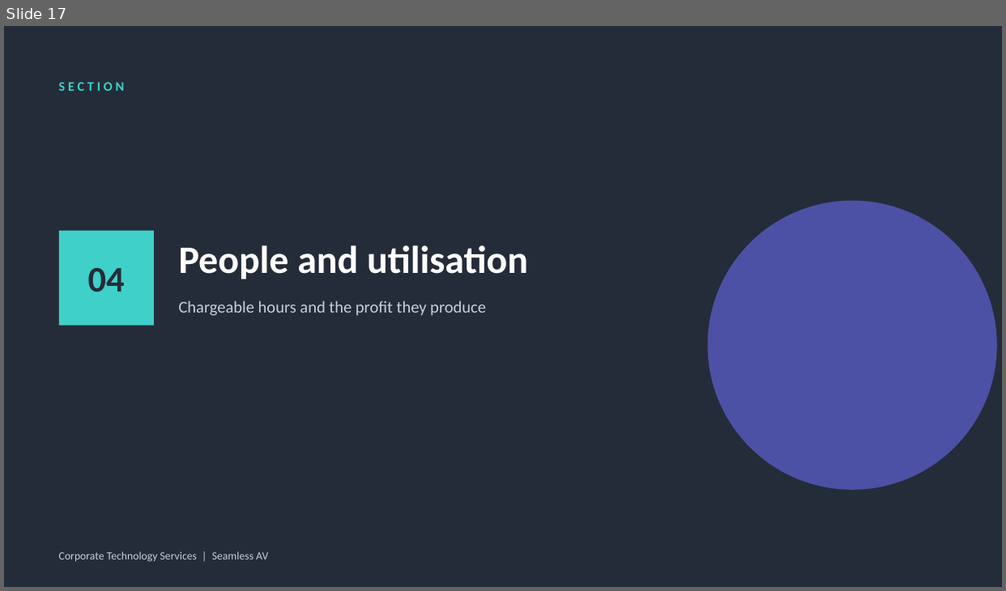
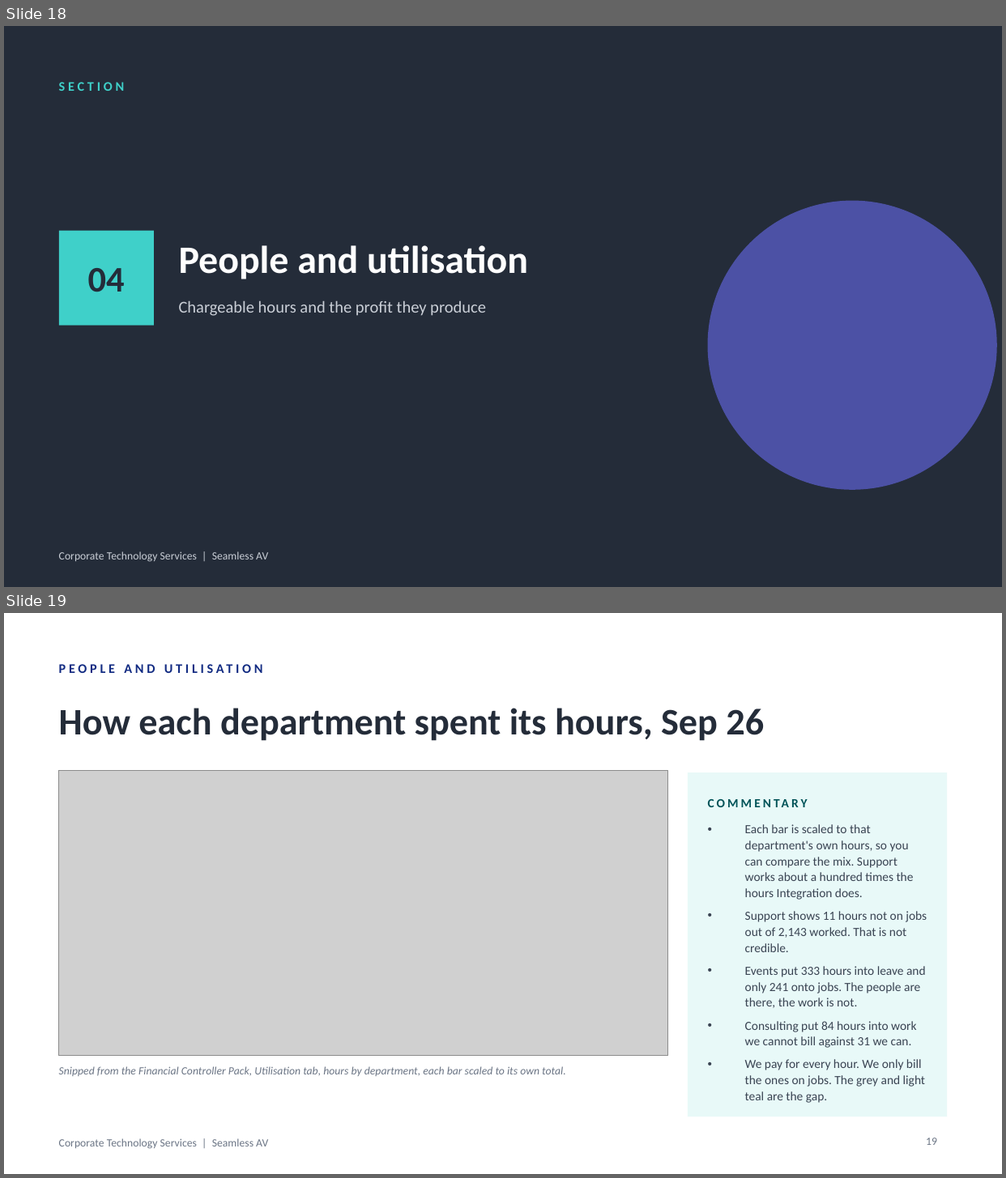
Before and after one commit to WesleyNelson-O33/Claude, a slide deck: deck/CTS Monthly Business Review - September 2026.pptx. Shown one above the other, each under a label of ours: slide 17 before the commit, slides 18 and 19 after it. The pictures are 1006x591 and 1006x1178 pixels, drawn with LibreOffice and Linux fonts; fonts in the diff are those of the drawing; grey boxes stand for pictures. Boxes give left, top, right and bottom in pixels: in the first picture for what was removed or moved away, otherwise in the second. Text is boxed around its words. In the diff, an @@ line names an element or a change of style, - is before the commit and + after.

```diff
--- a/deck/CTS Monthly Business Review - September 2026.pptx
+++ b/deck/CTS Monthly Business Review - September 2026.pptx
@@ slide 19 added at (4, 613, 1002, 1174), background #FFFFFF @@
@@ text added at (59, 653, 757, 683), 9.5 pt, text #122B82, bold @@
+PEOPLE AND UTILISATION
@@ text added at (59, 708, 764, 741), 27 pt, text #242C39, bold @@
+How each department spent its hours, Sep 26
@@ picture added at (59, 771, 667, 1056) @@
@@ rectangle added at (688, 773, 947, 1117), fill #E8F9F8 @@
@@ text added at (708, 790, 927, 815), 9 pt, text #005358, bold @@
+COMMENTARY
@@ text added at (745, 824, 927, 1103), 9 pt, text #3A4453 @@
+• Each bar is scaled to that department's own hours, so you can compare the mix. Support works about a hundred times the hours Integration does.
+• Support shows 11 hours not on jobs out of 2,143 worked. That is not credible.
+• Events put 333 hours into leave and only 241 onto jobs. The people are there, the work is not.
+• Consulting put 84 hours into work we cannot bill against 31 we can.
+• We pay for every hour. We only bill the ones on jobs. The grey and light teal are the gap.
@@ text added at (59, 1067, 566, 1076), 8 pt, text #6B7585, italic @@
+Snipped from the Financial Controller Pack, Utilisation tab, hours by department, each bar scaled to its own total.
@@ text added at (59, 1139, 268, 1149), 8 pt, text #6B7585 @@
+Corporate Technology Services | Seamless AV
@@ page number added at (926, 1138, 937, 1145), 8 pt, text #6B7585 @@
+19
@@ what was slide 17 is now slide 18 @@
```
Also in this commit, not shown: 4 slides changed, 1 other slide added, 1 slide removed, 23 other files.
